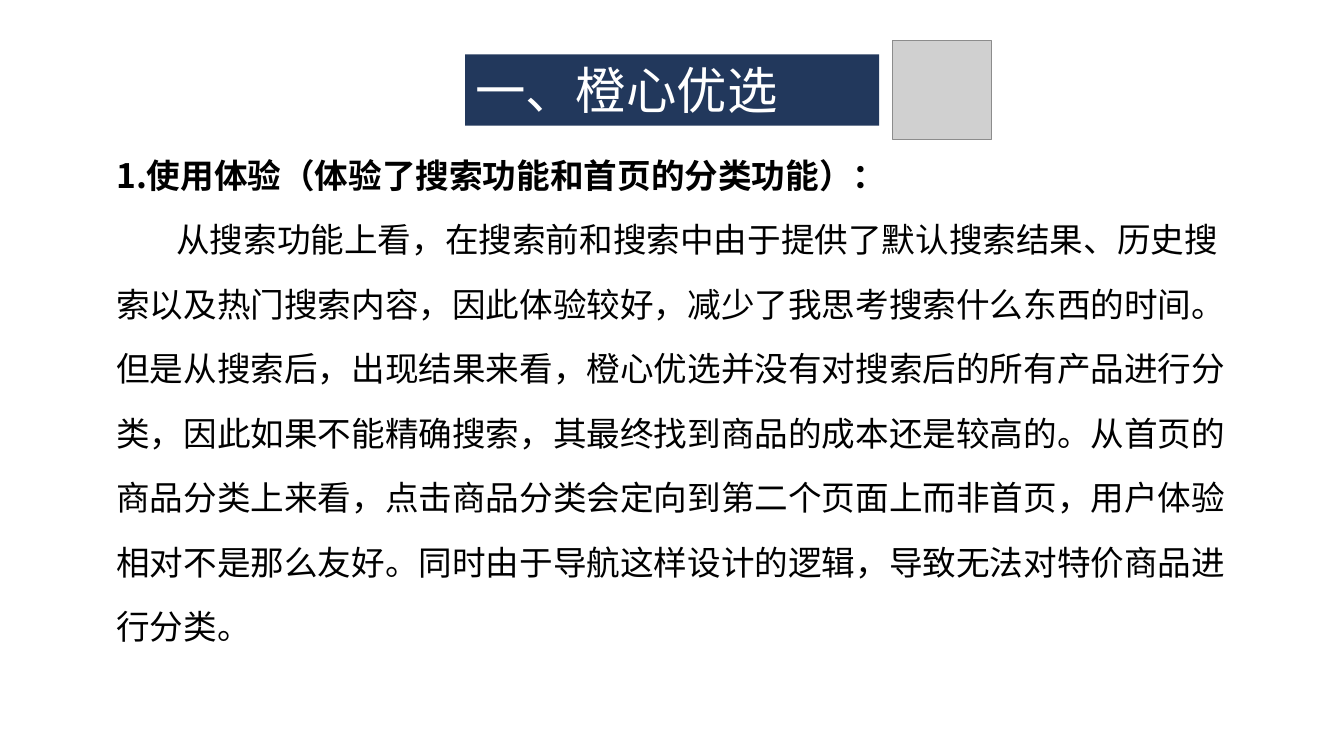
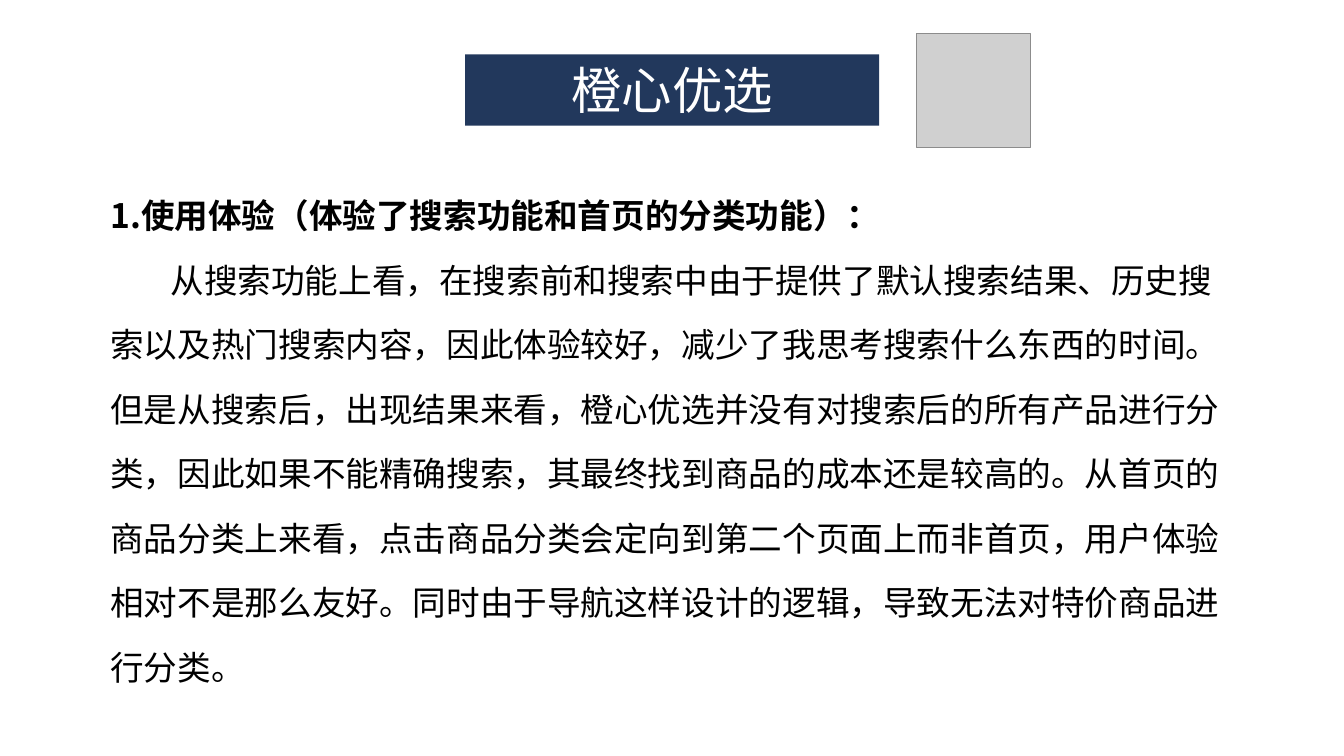
Before and after one commit to ZUCC-SRA2021-G05/Community-GB, a slide deck: slide 6 of 其他/软件项目管理原理与实践/软件项目管理原理与实践-主题确认/G05主题确认.pptx. Drawn at 1344x756 pixels with LibreOffice and Linux fonts; fonts in the diff are those of the drawing; grey boxes stand for pictures. Boxes give left, top, right and bottom in pixels: in the first picture for what was removed or moved away, otherwise in the second. Text is boxed around its words. In the diff, an @@ line names an element or a change of style, - is before the commit and + after.

```diff
--- a/其他/软件项目管理原理与实践/软件项目管理原理与实践-主题确认/G05主题确认.pptx
+++ b/其他/软件项目管理原理与实践/软件项目管理原理与实践-主题确认/G05主题确认.pptx
@@ picture: place and size @@
-picture at [893,41,992,140]
+picture at [917,33,1030,147]
@@ text in rectangle at [571,66,773,113]: text changed @@
-一、橙心优选
+橙心优选
@@ text "1.使用体验（体验了搜索功能和首页的分类功能）：": place and size @@
-text "1.使用体验（体验了搜索功能和首页的分类功能）：" at [116,159,1225,642]
+text "1.使用体验（体验了搜索功能和首页的分类功能）：" at [110,199,1219,683]
```
Also in this commit, not shown: 13 other slides changed.
